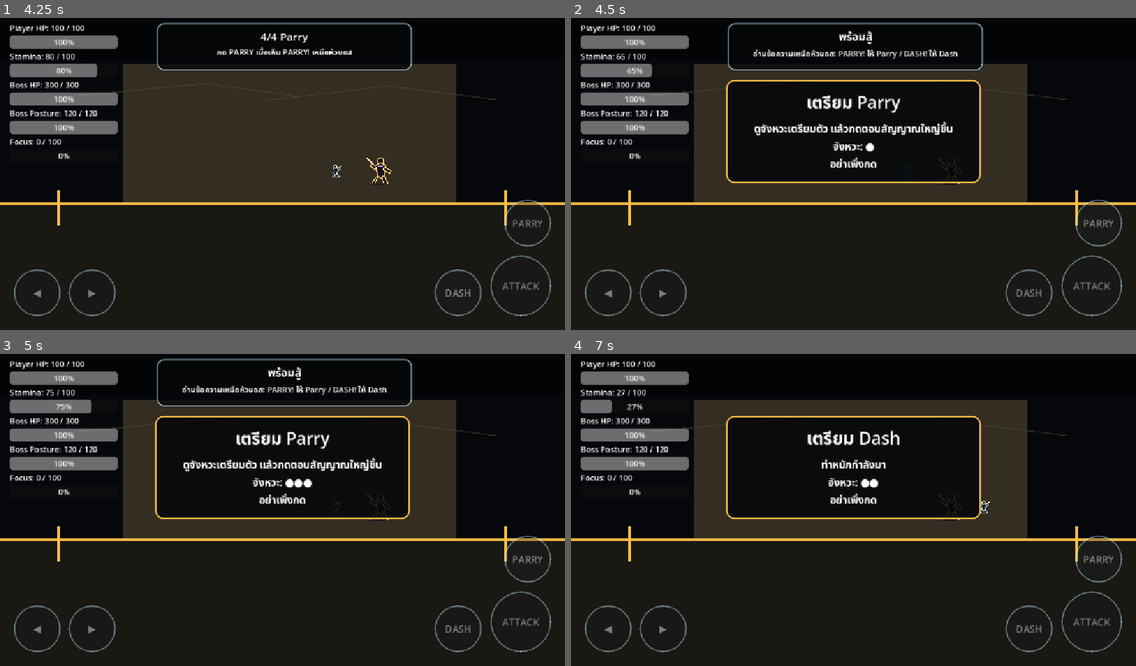
Above: before the commit, frames 1-4 (two rows, left to right).
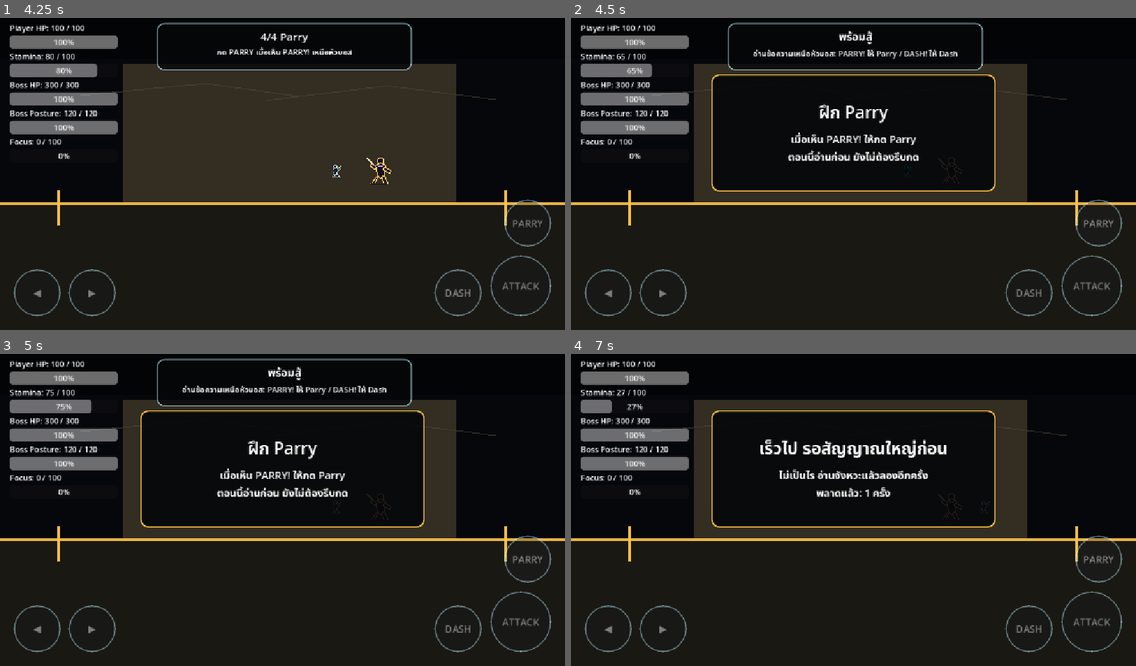
Above: after the commit, the same moments.

Repository: shanwinder/lastblade
Game: Godot game, scene res://scenes/main/BossBrokenMaster.tscn
The game is run twice, just before and just after one commit, with the same random seed, the same clock (stepped at 60 frames per second) and the same inputs.
Inputs:
- Up to frame 1 (4.25 s): click "START" at 0.5 s; click "◀" at 1.25 s; click "▶" at 2 s; click "ATTACK" at 2.75 s; click "DASH" at 3.5 s
- Up to frame 2 (4.5 s): click "PARRY" at 4.25 s
- Up to frame 3 (5 s): no input
- Up to frame 4 (7 s): tap Enter at 5 s; hold Right (ui_right) 5.03-5.78 s; tap S (dash) at 5.1, 6.05 s; tap D (parry) at 5.3, 5.85, 6.8 s; hold Left (ui_left) 5.78-6.53 s; tap Space at 6.5 s; hold Right (ui_right) from 6.53 s (still down); tap A (attack) at 6.6 s

Frame 1 is identical in both runs. In frame 2, 6.8% of the frame differs, in the area x 24-76%, y 18-56%; in frame 3, 6.9%; in frame 4, 6.9%.

Commit message:
tune duel practice pacing for readability

Diff:
--- a/last-blade-trial/duel_1_intro_manager.gd
+++ b/last-blade-trial/duel_1_intro_manager.gd
@@ -3,7 +3,7 @@
 # =========================
 # Duel1IntroManager.gd
 # ขั้นกลางของ Phase 9 ก่อนทำศัตรู Duel 1 เต็มตัว
-# เวอร์ชันนี้ฝึกจังหวะแบบมีสัญญาณ: เตรียมตัว -> สัญญาณใหญ่ -> กดให้ทัน
+# เวอร์ชันนี้เน้นอ่านทัน: อธิบายก่อน -> เตรียมจังหวะ -> สัญญาณใหญ่ -> กดให้ทัน
 # =========================
 
 @export var boss_path: NodePath = NodePath("../BossBrokenMaster")
@@ -16,26 +16,29 @@
 # แสดงเฉพาะครั้งแรกของ session เพื่อไม่รบกวนการเล่นซ้ำ
 @export var show_only_once_per_session: bool = true
 
+# เวลาให้อ่านคำอธิบายของแต่ละท่าก่อนเริ่มจับจังหวะจริง
+@export var instruction_read_time: float = 2.20
+
 # เวลาก่อนขึ้น PARRY! หรือ DASH! ใช้เป็นช่วงอ่าน wind-up
-@export var cue_windup_time: float = 0.85
-
-# เวลาที่ให้กดหลังสัญญาณใหญ่ขึ้นจริง
-@export var active_response_window: float = 0.55
-
-# ระยะห่างของ beat ระหว่างช่วงเตรียมจังหวะ
-@export var rhythm_beat_interval: float = 0.28
-
-# เวลาหน่วงสั้น ๆ หลังทำสำเร็จ ก่อนปล่อยบอส
-@export var success_hold_time: float = 0.65
+@export var cue_windup_time: float = 1.25
+
+# เวลาที่ให้กดหลังสัญญาณใหญ่ขึ้นจริง ยาวพอสำหรับผู้เล่นใหม่
+@export var active_response_window: float = 0.90
+
+# ระยะห่างของ beat ระหว่างช่วงเตรียมจังหวะ ช้าลงเพื่อให้อ่านทัน
+@export var rhythm_beat_interval: float = 0.45
+
+# เวลาค้างข้อความหลังทำ step สำเร็จ ก่อนเปลี่ยนไป step ถัดไป
+@export var step_success_message_time: float = 1.20
+
+# เวลาหน่วงสั้น ๆ หลังทำสำเร็จทั้งหมด ก่อนปล่อยบอส
+@export var success_hold_time: float = 1.00
 
 # เวลาค้างข้อความ feedback ตอนกดเร็วไป/ช้าไป
-@export var retry_feedback_time: float = 0.55
+@export var retry_feedback_time: float = 1.10
 
 # ข้อความหัวข้อหลัก
 @export var intro_title: String = "Duel 1: อ่านจังหวะ"
-
-# ข้อความอธิบายก่อนฝึก
-@export var intro_body: String = "ดูจังหวะเตรียมตัว แล้วกดตอนสัญญาณใหญ่ขึ้น"
 
 # ข้อความตอนฝึก Parry
 @export var parry_practice_text: String = "PARRY!"
@@ -58,8 +61,8 @@
 # current_step มีค่า parry หรือ dash
 var current_step: String = "intro"
 
-# current_phase มีค่า windup หรือ active
-var current_phase: String = "windup"
+# current_phase มีค่า briefing, windup หรือ active
+var current_phase: String = "briefing"
 
 # เวลาที่ผ่านไปใน phase ปัจจุบัน
 var phase_elapsed_time: float = 0.0
@@ -73,8 +76,12 @@
 # จำนวนครั้งที่ผู้เล่นพลาดใน practice gate นี้
 var miss_count: int = 0
 
-# กันไม่ให้ข้อความ feedback ถูก update_practice_text เขียนทับทันที
+# กันไม่ให้ข้อความ feedback ถูก phase update เขียนทับทันที
 var is_showing_feedback: bool = false
+
+# จำข้อความล่าสุด เพื่อลดการ set text ซ้ำทุกเฟรมจนดูพรึ่บพรั่บ
+var last_title_text: String = ""
+var last_body_text: String = ""
 
 # tween สำหรับ pulse ข้อความ
 var pulse_tween: Tween = null
@@ -120,7 +127,7 @@
 
 
 func create_ui() -> void:
-	# สร้างกล่องข้อความกลางจอแบบเบา ๆ
+	# สร้างกล่องข้อความกลางจอแบบอ่านง่ายขึ้น
 	root_control = Control.new()
 	root_control.name = "Duel1IntroRoot"
 	root_control.set_anchors_preset(Control.PRESET_FULL_RECT)
@@ -128,24 +135,24 @@
 	add_child(root_control)
 
 	panel = PanelContainer.new()
-	panel.custom_minimum_size = Vector2(520.0, 210.0)
-	panel.position = Vector2(316.0, 138.0)
+	panel.custom_minimum_size = Vector2(580.0, 240.0)
+	panel.position = Vector2(286.0, 126.0)
 	root_control.add_child(panel)
 
 	var style := StyleBoxFlat.new()
-	style.bg_color = Color(0.02, 0.025, 0.035, 0.88)
+	style.bg_color = Color(0.02, 0.025, 0.035, 0.90)
 	style.border_color = Color(1.0, 0.78, 0.28, 0.94)
 	style.set_border_width_all(3)
 	style.set_corner_radius_all(16)
-	style.content_margin_left = 22.0
-	style.content_margin_right = 22.0
-	style.content_margin_top = 18.0
-	style.content_margin_bottom = 18.0
+	style.content_margin_left = 24.0
+	style.content_margin_right = 24.0
+	style.content_margin_top = 20.0
+	style.content_margin_bottom = 20.0
 	panel.add_theme_stylebox_override("panel", style)
 
 	var layout := VBoxContainer.new()
 	layout.alignment = BoxContainer.ALIGNMENT_CENTER
-	layout.add_theme_constant_override("separation", 10)
+	layout.add_theme_constant_override("separation", 12)
 	panel.add_child(layout)
 
 	title_label = Label.new()
@@ -155,6 +162,8 @@
 
 	body_label = Label.new()
 	body_label.horizontal_alignment = HORIZONTAL_ALIGNMENT_CENTER
+	body_label.vertical_alignment = VERTICAL_ALIGNMENT_CENTER
+	body_label.autowrap_mode = TextServer.AUTOWRAP_WORD_SMART
 	body_label.add_theme_font_size_override("font_size", 21)
 	layout.add_child(body_label)
 
@@ -212,46 +221,65 @@
 	root_control.visible = true
 
 	start_step("parry")
-	print("Duel 1 rhythmic practice started")
+	print("Duel 1 readable rhythm practice started")
 
 
 func start_step(step_name: String) -> void:
-	# เริ่ม step ใหม่ โดยเริ่มจากช่วง wind-up เพื่อให้มีจังหวะก่อนกดจริง
+	# เริ่ม step ใหม่จากช่วง briefing เพื่อให้ผู้เล่นอ่านทันก่อนฝึกจริง
 	current_step = step_name
+	current_phase = "briefing"
+	phase_elapsed_time = 0.0
+	beat_elapsed_time = 0.0
+	beat_count = 0
+	show_briefing_text()
+	pulse_title(1.04)
+
+
+func update_practice_step(delta: float) -> void:
+	# ตรวจจังหวะของ step ปัจจุบัน
+	phase_elapsed_time += delta
+	beat_elapsed_time += delta
+
+	if current_phase == "briefing":
+		update_briefing_phase()
+		return
+
+	if current_phase == "windup":
+		update_windup_phase()
+		return
+
+	if current_phase == "active":
+		update_active_phase()
+		return
+
+
+func update_briefing_phase() -> void:
+	# ช่วงอ่านคำอธิบาย ไม่ลงโทษการกดปุ่ม เพื่อไม่ให้ผู้เล่นรู้สึกถูกจับผิดเร็วเกินไป
+	if phase_elapsed_time >= instruction_read_time:
+		enter_windup_phase()
+
+
+func enter_windup_phase() -> void:
+	# เข้าช่วงเตรียมจังหวะ คล้ายเห็นบอสยกดาบก่อนฟัน
 	current_phase = "windup"
 	phase_elapsed_time = 0.0
 	beat_elapsed_time = 0.0
 	beat_count = 0
-	update_practice_text()
-	pulse_title(1.05)
-
-
-func update_practice_step(delta: float) -> void:
-	# ตรวจจังหวะของ step ปัจจุบัน
-	phase_elapsed_time += delta
-	beat_elapsed_time += delta
-
-	if current_phase == "windup":
-		update_windup_phase()
-		return
-
-	if current_phase == "active":
-		update_active_phase()
-		return
+	show_windup_text()
+	pulse_title(1.06)
 
 
 func update_windup_phase() -> void:
 	# ช่วงเตรียมจังหวะ: ให้เห็น beat แต่ยังไม่ควรกด
+	if expected_action_just_pressed():
+		retry_current_step("เร็วไป รอสัญญาณใหญ่ก่อน")
+		return
+
 	if beat_elapsed_time >= rhythm_beat_interval:
 		beat_elapsed_time = 0.0
 		beat_count += 1
+		show_windup_text()
 		pulse_title(1.08)
-
-	update_practice_text()
-
-	if expected_action_just_pressed():
-		retry_current_step("เร็วไป รอสัญญาณใหญ่ก่อน")
-		return
 
 	if phase_elapsed_time >= cue_windup_time:
 		enter_active_phase()
@@ -259,8 +287,6 @@
 
 func update_active_phase() -> void:
 	# ช่วงสัญญาณจริง: ต้องกดให้ทันใน active_response_window
-	update_practice_text()
-
 	if expected_action_just_pressed():
 		complete_current_step()
 		return
@@ -274,8 +300,8 @@
 	current_phase = "active"
 	phase_elapsed_time = 0.0
 	beat_elapsed_time = 0.0
-	pulse_title(1.22)
-	update_practice_text()
+	show_active_text()
+	pulse_title(1.24)
 
 
 func expected_action_just_pressed() -> bool:
@@ -290,38 +316,78 @@
 
 
 func complete_current_step() -> void:
-	# เมื่อทำ step ปัจจุบันสำเร็จ ให้ไป step ถัดไปหรือจบ practice
+	# เมื่อทำ step ปัจจุบันสำเร็จ ให้ค้างข้อความก่อนเปลี่ยน ไม่เปลี่ยนฉับไวเกินไป
 	if current_step == "parry":
-		title_label.text = "ดีมาก"
-		body_label.text = "ต่อไปดูจังหวะ DASH!\nท่าหนักต้อง Dash ไม่ใช่ Parry"
-		pulse_title(1.14)
-		start_step.call_deferred("dash")
+		show_feedback_text("ดีมาก", "นี่คือจังหวะ Parry ที่ถูกต้อง\nต่อไปจะฝึก Dash สำหรับท่าหนัก")
+		pulse_title(1.12)
 		print("Duel 1 practice: parry rhythm completed")
+		await get_tree().create_timer(step_success_message_time).timeout
+		start_step("dash")
 		return
 
 	if current_step == "dash":
 		complete_intro()
 
 
-func update_practice_text() -> void:
-	# อัปเดตข้อความตาม step และ phase เพื่อให้มีจังหวะ ไม่ใช่แค่นับถอยหลัง
+func show_briefing_text() -> void:
+	# แสดงคำอธิบายให้อ่านก่อนเข้าจังหวะจริง
 	if current_step == "parry":
-		if current_phase == "windup":
-			title_label.text = "เตรียม Parry"
-			body_label.text = "%s\nจังหวะ: %s\nอย่าเพิ่งกด" % [intro_body, get_beat_text()]
-		else:
-			title_label.text = parry_practice_text
-			body_label.text = "กด PARRY ตอนนี้!\nหน้าต่างกด: %.1f" % max(active_response_window - phase_elapsed_time, 0.0)
+		set_practice_text(
+			"ฝึก Parry",
+			"เมื่อเห็น PARRY! ให้กด Parry\nตอนนี้อ่านก่อน ยังไม่ต้องรีบกด"
+		)
 		return
 
 	if current_step == "dash":
-		if current_phase == "windup":
-			title_label.text = "เตรียม Dash"
-			body_label.text = "ท่าหนักกำลังมา\nจังหวะ: %s\nอย่าเพิ่งกด" % get_beat_text()
-		else:
-			title_label.text = dash_practice_text
-			body_label.text = "กด DASH ตอนนี้!\nท่าหนักห้าม Parry\nหน้าต่างกด: %.1f" % max(active_response_window - phase_elapsed_time, 0.0)
-		return
+		set_practice_text(
+			"ฝึก Dash",
+			"เมื่อเห็น DASH! ให้กด Dash\nท่าหนักห้าม Parry ต้องหลบด้วย Dash"
+		)
+		return
+
+
+func show_windup_text() -> void:
+	# แสดงช่วงเตรียมจังหวะ ไม่เปลี่ยนทุกเฟรม เปลี่ยนเฉพาะตอน beat เพิ่ม
+	if current_step == "parry":
+		set_practice_text(
+			"เตรียม Parry",
+			"ดูจังหวะบอสยกดาบ\n%s\nอย่าเพิ่งกด รอคำว่า PARRY!" % get_beat_text()
+		)
+		return
+
+	if current_step == "dash":
+		set_practice_text(
+			"เตรียม Dash",
+			"ท่าหนักกำลังมา\n%s\nอย่าเพิ่งกด รอคำว่า DASH!" % get_beat_text()
+		)
+		return
+
+
+func show_active_text() -> void:
+	# แสดงสัญญาณใหญ่ตอนที่กดได้จริง ข้อความสั้นและชัด
+	if current_step == "parry":
+		set_practice_text(parry_practice_text, "กด PARRY ตอนนี้!")
+		return
+
+	if current_step == "dash":
+		set_practice_text(dash_practice_text, "กด DASH ตอนนี้!\nท่าหนักห้าม Parry")
+		return
+
+
+func set_practice_text(new_title: String, new_body: String) -> void:
+	# ลดการ set ข้อความซ้ำ เพื่อให้กล่องไม่ดูสั่นหรือเปลี่ยนฉับไวเกินไป
+	if new_title != last_title_text:
+		title_label.text = new_title
+		last_title_text = new_title
+
+	if new_body != last_body_text:
+		body_label.text = new_body
+		last_body_text = new_body
+
+
+func show_feedback_text(new_title: String, new_body: String) -> void:
+	# แสดง feedback แบบค้างให้อ่านทัน
+	set_practice_text(new_title, new_body)
 
 
 func get_beat_text() -> String:
@@ -330,17 +396,19 @@
 	var visible_beats: int = clamp(beat_count + 1, 1, 4)
 
 	for i in range(visible_beats):
-		beat_dots += "●"
-
-	return beat_dots
+		beat_dots += "● "
+
+	return beat_dots.strip_edges()
 
 
 func retry_current_step(message: String) -> void:
-	# ถ้ากดเร็วไปหรือช้าไป ให้ทำ step เดิมซ้ำแบบไม่ลงโทษหนัก
+	# ถ้ากดเร็วไปหรือช้าไป ให้ค้างข้อความก่อนเริ่ม step เดิมใหม่
 	miss_count += 1
 	is_showing_feedback = true
-	title_label.text = message
-	body_label.text = "ไม่เป็นไร ดูจังหวะแล้วลองอีกครั้ง\nพลาดแล้ว: %d ครั้ง" % miss_count
+	show_feedback_text(
+		message,
+		"ไม่เป็นไร อ่านจังหวะแล้วลองอีกครั้ง\nพลาดแล้ว: %d ครั้ง" % miss_count
+	)
 	pulse_title(1.10)
 	print("Duel 1 practice retry:", message, "miss count =", miss_count)
 
@@ -356,11 +424,13 @@
 
 	has_completed_intro = true
 	has_completed_intro_this_session = true
-	title_label.text = "พร้อมเข้าบอส"
-	body_label.text = "จำไว้: อ่านจังหวะก่อน\nPARRY! = Parry / DASH! = Dash"
+	show_feedback_text(
+		"พร้อมเข้าบอส",
+		"จำไว้: อ่านจังหวะก่อน\nPARRY! = Parry / DASH! = Dash"
+	)
 	pulse_title(1.16)
 
-	print("Duel 1 rhythmic practice completed")
+	print("Duel 1 readable rhythm practice completed")
 
 	await get_tree().create_timer(success_hold_time).timeout
 
@@ -369,7 +439,7 @@
 
 
 func pulse_title(target_scale: float) -> void:
-	# pulse ข้อความหัวข้อให้รู้สึกเป็นจังหวะ แทนการนับเวลาลวก ๆ
+	# pulse ข้อความหัวข้อให้รู้สึกเป็นจังหวะ แต่ไม่ถี่จนอ่านยาก
 	if title_label == null:
 		return
 
@@ -379,7 +449,7 @@
 	title_label.pivot_offset = title_label.size * 0.5
 	title_label.scale = Vector2(target_scale, target_scale)
 	pulse_tween = create_tween()
-	pulse_tween.tween_property(title_label, "scale", Vector2.ONE, 0.16)
+	pulse_tween.tween_property(title_label, "scale", Vector2.ONE, 0.18)
 
 
 func set_boss_hold(should_hold: bool) -> void:
